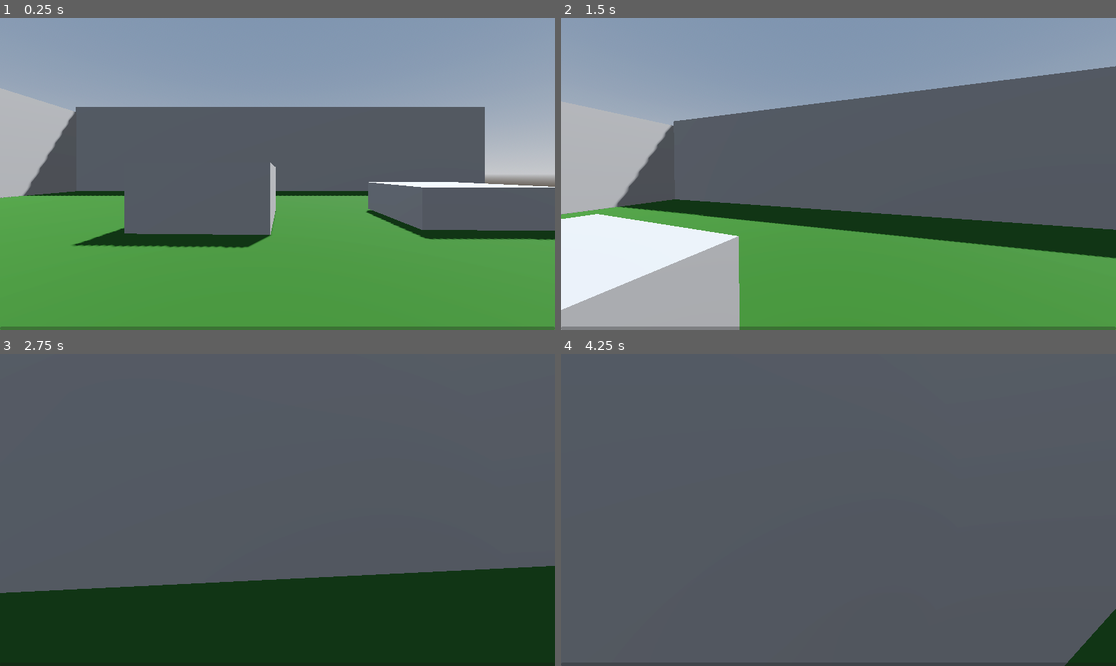
Above: before the commit, frames 1-4 (two rows, left to right).
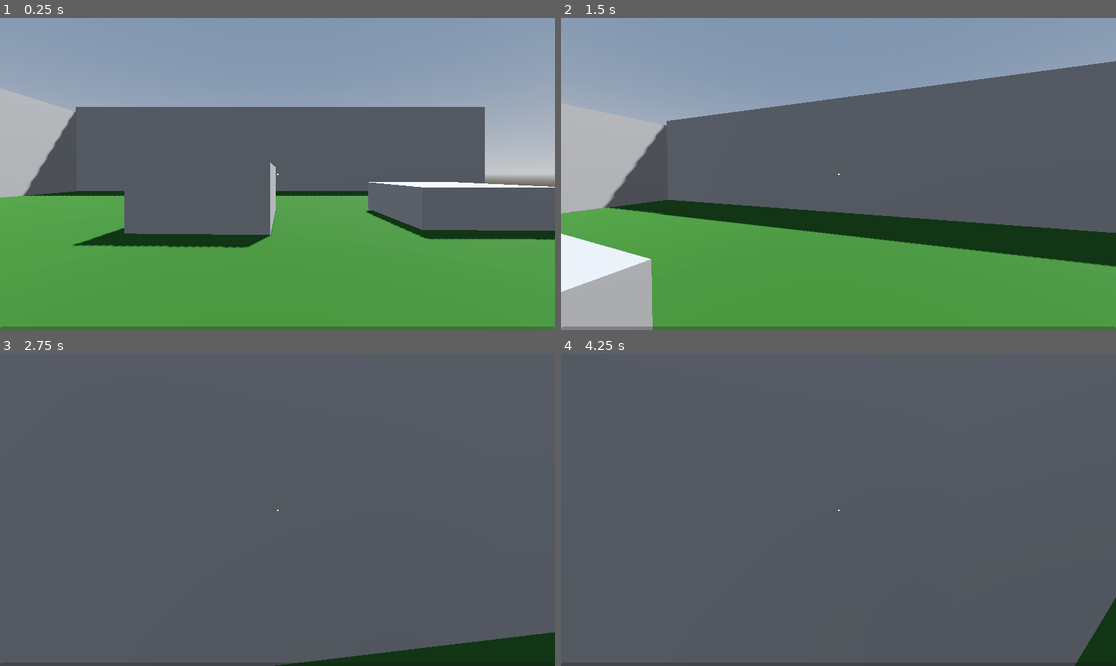
Above: after the commit, the same moments.

Repository: MaxDC503/Gadot-Project
Game: Godot game, scene res://world.tscn
Two runs of this game, one before a commit and one after it. Both use one fixed random seed, a clock stepped at 60 frames per second and the inputs below.
Inputs (mouse positions are in pixels of both pictures, inside the frame that each line leads up to):
- Up to frame 1 (0.25 s): no input
- Up to frame 2 (1.5 s): move the mouse to (866, 174) at 0.52 s; hold W (up) from 0.53 s (still down); click (866, 174) at 0.6 s; tap Space (jump) at 0.77 s; move the mouse to (810, 174) at 1.27 s; tap Shift (sprint) at 1.35 s
- Up to frame 3 (2.75 s): keep holding W (up); tap Space (jump) at 1.52 s; click (249, 510) at 1.55 s; move the mouse to (288, 503) at 2.02 s; click (288, 503) at 2.1 s
- Up to frame 4 (4.25 s): keep holding W (up); move the mouse to (832, 516) at 2.77 s; click (832, 516) at 2.85 s; tap Space (jump) at 3.02, 3.77 s; tap Enter at 3.5 s; move the mouse to (877, 513) at 3.52 s; hold Shift (sprint) from 3.53 s (still down); click (877, 513) at 3.8 s

The runs differ from the first frame. In frame 1, less than 0.1% of the frame differs, in the area x 0-100%, y 49-100%; in frame 2, 11%; in frame 3, 25%; in frame 4, 0.2%.

Commit message:
functional grappling hook. rope is work in progress.

Diff:
--- a/character_body_3d.gd
+++ b/character_body_3d.gd
@@ -4,12 +4,14 @@
 var speed
 const WALK_SPEED = 5.0
 const SPRINT_SPEED = 8.0
+const WALLRUNNING_SPEED = 3.0
 const AIR_SPEED = 2.0
+const GRAPPLE_SPEED = 8.0
 const JUMP_VELOCITY = 4.5
 const SENSITIVITY = 0.005
-const AIR_STOP_FORCE = 1.5
+const AIR_STOP_FORCE = 0.5
 const GROUND_STOP_FORCE = 7.0
-const MAX_VELOCITY = SPRINT_SPEED * 2.0
+const MAX_VELOCITY = SPRINT_SPEED * 10
 var jumpMult = 1.0
 const MAX_JUMP_MULT = 2.0
 const JUMP_MULT_SCALAR = 0.025
@@ -17,7 +19,7 @@
 
 # wall run variables
 const MIN_WALL_RUN_VELOCITY = 2.0
-const WALL_RUN_STOP_FORCE = 0.5
+const WALL_RUN_STOP_FORCE = 0.35
 var isWallRunning = false
 var currentWallNormal
 var lastWallNormal
@@ -33,11 +35,26 @@
 const BOB_AMP = 0.08
 var t_bob = 0.0
 
+# Grappling variables
+var swingRadius = 10.0
+var isGrappling = false
+var grapplePoint = Vector3(0, 0, 0)
+var grapplePullForce = 0.5
+var radiusDifference = 0.0
+var grapplePullBackSpeed = 0.0
+var maxGrappleLength = 50.0
+
+var joint
+
 const GRAVITY = 9.8
 
 @onready var head = $Head
 @onready var camera = $Head/Camera3D
 @onready var jumpChargeBar = $"../CanvasLayer/ProgressBar"
+@onready var grappleObject = $"../Map/Grapple"
+@onready var player = $"."
+@onready var dot = $"../Map/Marker"
+@onready var rigidBody = $"../RigidBody3D"
 
 func _ready():
 	Input.set_mouse_mode(Input.MOUSE_MODE_CAPTURED)
@@ -57,6 +74,10 @@
 	# Handle sprint.
 	if Input.is_action_pressed("sprint") and not isWallRunning:
 		speed = SPRINT_SPEED
+	elif isWallRunning:
+		speed = WALLRUNNING_SPEED
+	elif isGrappling:
+		speed = GRAPPLE_SPEED
 	else:
 		speed = WALK_SPEED
 
@@ -102,22 +123,20 @@
 	var kVec = Vector3(0, 0, 1)
 	var horizontalSpeed = Vector3(velocity.x, 0, velocity.z).length()
 	var cameraVector = camera.get_global_transform().basis.z
-	if is_on_floor():
+	if is_on_floor() or isWallRunning:
 		lastWallNormal = null
 		currentWallNormal = null
 	elif not isWallRunning:
 		lastWallNormal = currentWallNormal
 
-	if is_on_wall_only() and not lastWallNormal == get_wall_normal() and horizontalSpeed > WALK_SPEED + 0.5:
+	if is_on_wall_only() and not lastWallNormal == get_wall_normal() and horizontalSpeed > WALLRUNNING_SPEED + 0.5:
 		isWallRunning = true
 		currentWallNormal = get_wall_normal()
 		var temp = currentWallNormal.cross(kVec)
 		var leftOrRightVector = direction.cross(currentWallNormal)
 		if leftOrRightVector.y > 0:
-			print("Right")
 			head.rotation.z = lerp(head.rotation.z, kVec.rotated(temp, PI/6).z / 2, 0.25)
 		else:
-			print("Left")
 			head.rotation.z = lerp(head.rotation.z, -kVec.rotated(temp, PI/6).z / 2, 0.25)
 
 		if velocity.y > 0.0:
@@ -136,7 +155,42 @@
 	var target_fov = BASE_FOV + FOV_CHANGE * velocity_clamped
 	camera.fov = lerp(camera.fov, target_fov, delta * 8.0)
 
+	# Handle Grappling
+	if isGrappling:
+		var toGrapple = (grapplePoint - global_transform.origin).normalized()
+		var desiredPosition = grapplePoint
+		var currentPosition = global_transform.origin
+
+		var distance = currentPosition.distance_to(desiredPosition)
+		var projectedVector = ((cameraVector - toGrapple) * cameraVector.dot(toGrapple)).normalized()
+		var midpoint = (currentPosition + grapplePoint) / 2
+
+		velocity += toGrapple * grapplePullForce
+
+		grappleObject.visible = true
+		grappleObject.scale = Vector3(0.5, 0.5, distance * 5)
+		grappleObject.global_transform.origin = midpoint
+		var grappleDirection = (desiredPosition - currentPosition).normalized()
+		grappleObject.look_at(desiredPosition, Vector3(0, 1, 0))
+	else:
+		grappleObject.visible = false
+
 	move_and_slide()
+
+func _input(event):
+	if Input.is_action_just_pressed("Grapple") and not isGrappling and not event.is_class("InputEventKey"):
+		var from = camera.project_ray_origin(event.position)
+		var to = from + camera.project_ray_normal(event.position) * maxGrappleLength
+		#dot = $"../Map/Marker"
+		var space_state = get_world_3d().direct_space_state
+		var query = PhysicsRayQueryParameters3D.create(from, to)
+		var result = space_state.intersect_ray(query)
+		if result:
+			isGrappling = true
+			grapplePoint = result.position
+			#dot.position = result.position
+	elif Input.is_action_just_released("Grapple"):
+		isGrappling = false
 
 func _headbob(time) -> Vector3:
 	var pos = Vector3.ZERO
--- a/project.godot
+++ b/project.godot
@@ -52,3 +52,8 @@
 "events": [Object(InputEventKey,"resource_local_to_scene":false,"resource_name":"","device":-1,"window_id":0,"alt_press …(195 unchanged characters)…
 ]
 }
+Grapple={
+"deadzone": 0.5,
+"events": [Object(InputEventMouseButton,"resource_local_to_scene":false,"resource_name":"","device":-1,"window_id":0,"alt_pressed":false,"shift_pressed":false,"ctrl_pressed":false,"meta_pressed":false,"button_mask":1,"position":Vector2(83, 10),"global_position":Vector2(92, 56),"factor":1.0,"button_index":1,"canceled":false,"pressed":true,"double_click":false,"script":null)
+]
+}
--- a/world.tscn
+++ b/world.tscn
@@ -110,6 +110,25 @@
 use_collision = true
 size = Vector3(18.4285, 7.26843, 1)
 
+[node name="CSGBox3D15" type="CSGBox3D" parent="Map"]
+transform = Transform3D(1, 0, 0, 0, 1, 0, 0, 0, 1, 114.006, 17.2728, -4.74297)
+use_collision = true
+size = Vector3(193.513, 34.6509, 1)
+
+[node name="CSGBox3D16" type="CSGBox3D" parent="Map"]
+transform = Transform3D(1, 0, 0, 0, 1, 0, 0, 0, 1, 114.476, 15.825, 2.96582)
+use_collision = true
+size = Vector3(193.513, 34.6509, 1)
+
+[node name="Marker" type="CSGBox3D" parent="Map"]
+transform = Transform3D(1, 0, 0, 0, 1, 0, 0, 0, 1, 0.395761, 0.888235, 4.02563)
+visible = false
+use_collision = true
+
+[node name="Grapple" type="CSGBox3D" parent="Map"]
+transform = Transform3D(1, 0, 0, 0, 1, 0, 0, 0, 1, 0.787001, 2.12966, 6.45389)
+size = Vector3(0.25, 0.25, 0.25)
+
 [node name="Player" type="CharacterBody3D" parent="."]
 transform = Transform3D(1, 0, 0, 0, 1, 0, 0, 0, 1, -0.170929, 0.353648, 0.0193236)
 script = ExtResource("1_drx7l")
@@ -134,7 +153,20 @@
 anchor_top = 0.989
 anchor_right = 1.0
 anchor_bottom = 1.0
+offset_bottom = 3.56
 step = 0.001
 show_percentage = false
 
-[node name="Marker2D" type="Marker2D" parent="CanvasLayer"]
+[node name="ColorRect" type="ColorRect" parent="CanvasLayer"]
+anchors_preset = 8
+anchor_left = 0.5
+anchor_top = 0.5
+anchor_right = 0.5
+anchor_bottom = 0.5
+offset_left = -1.5
+offset_top = -1.5
+offset_right = 1.5
+offset_bottom = 1.5
+grow_horizontal = 2
+grow_vertical = 2
+mouse_filter = 2
